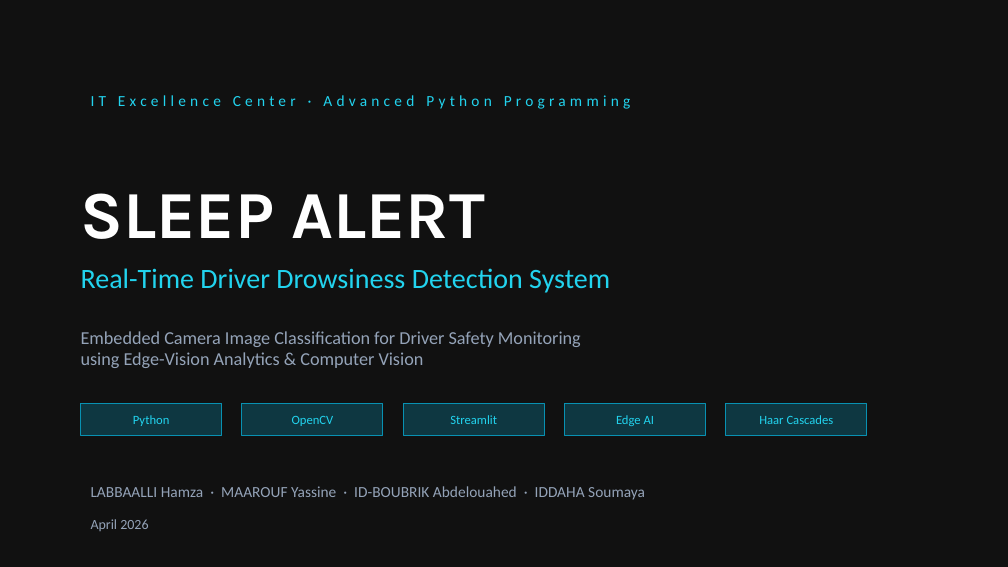
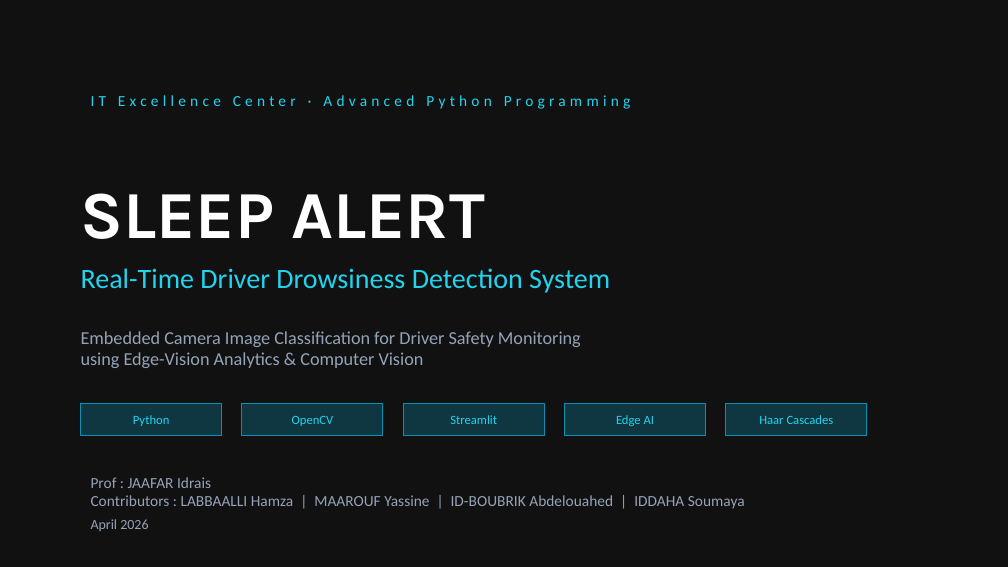
Before and after one commit to najzdev/Sleep-Alert-Car-Camera-Image-Classification-System, a slide deck: slide 1 of Sleep-Alert-Car-Camera-Image-Classification-System.pptx. Drawn at 1008x567 pixels with LibreOffice and Linux fonts; fonts in the diff are those of the drawing; background and template pictures are left out; a plain dark background stands for a picture behind light text. Boxes give left, top, right and bottom in pixels: in the first picture for what was removed or moved away, otherwise in the second. Text is boxed around its words. In the diff, an @@ line names an element or a change of style, - is before the commit and + after.

```diff
--- a/Sleep-Alert-Car-Camera-Image-Classification-System.pptx
+++ b/Sleep-Alert-Car-Camera-Image-Classification-System.pptx
@@ text at <box>91,477,745,509</box>: text changed @@
-LABBAALLI Hamza · MAAROUF Yassine · ID-BOUBRIK Abdelouahed · IDDAHA Soumaya
+Prof : JAAFAR Idrais
+Contributors : LABBAALLI Hamza | MAAROUF Yassine | ID-BOUBRIK Abdelouahed | IDDAHA Soumaya
```
Also in this commit, not shown: 9 other slides changed.
